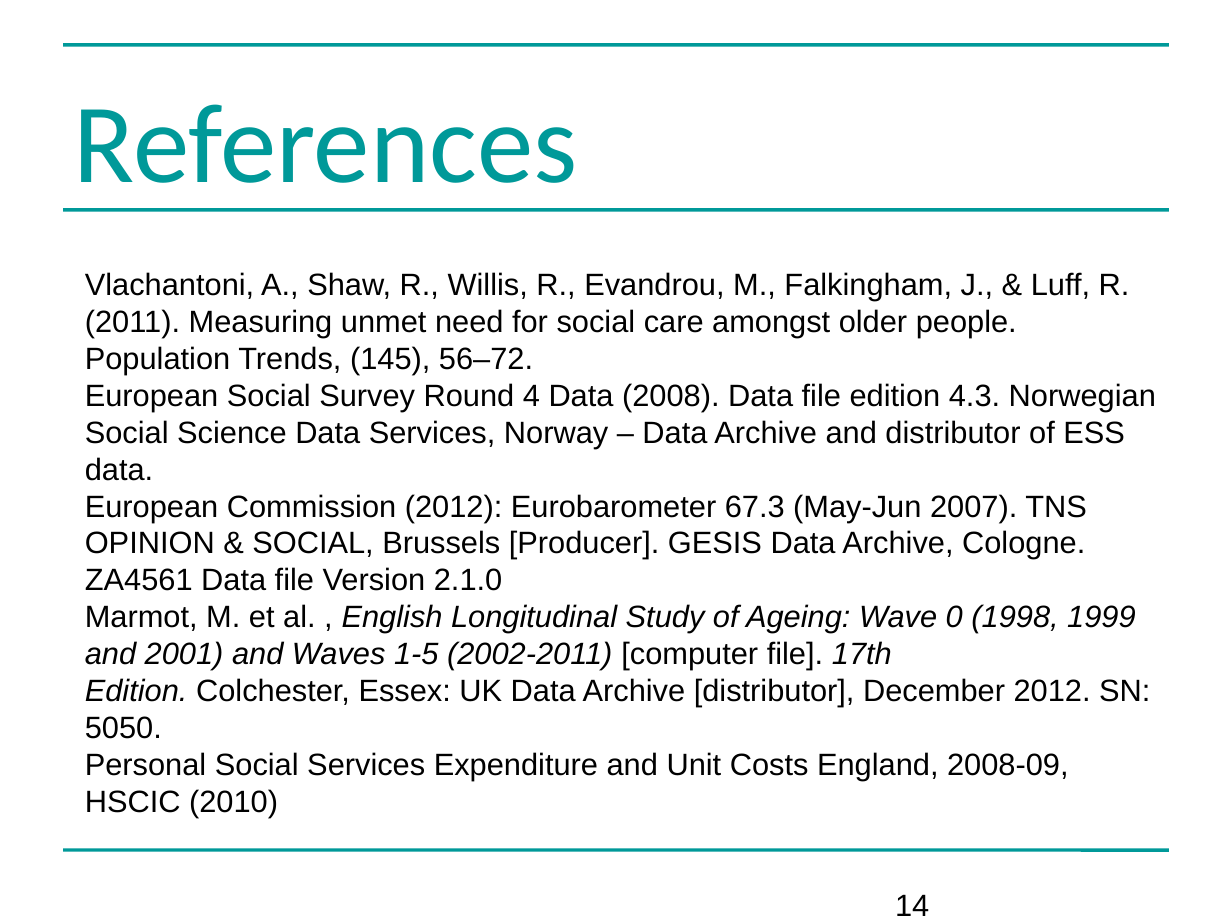
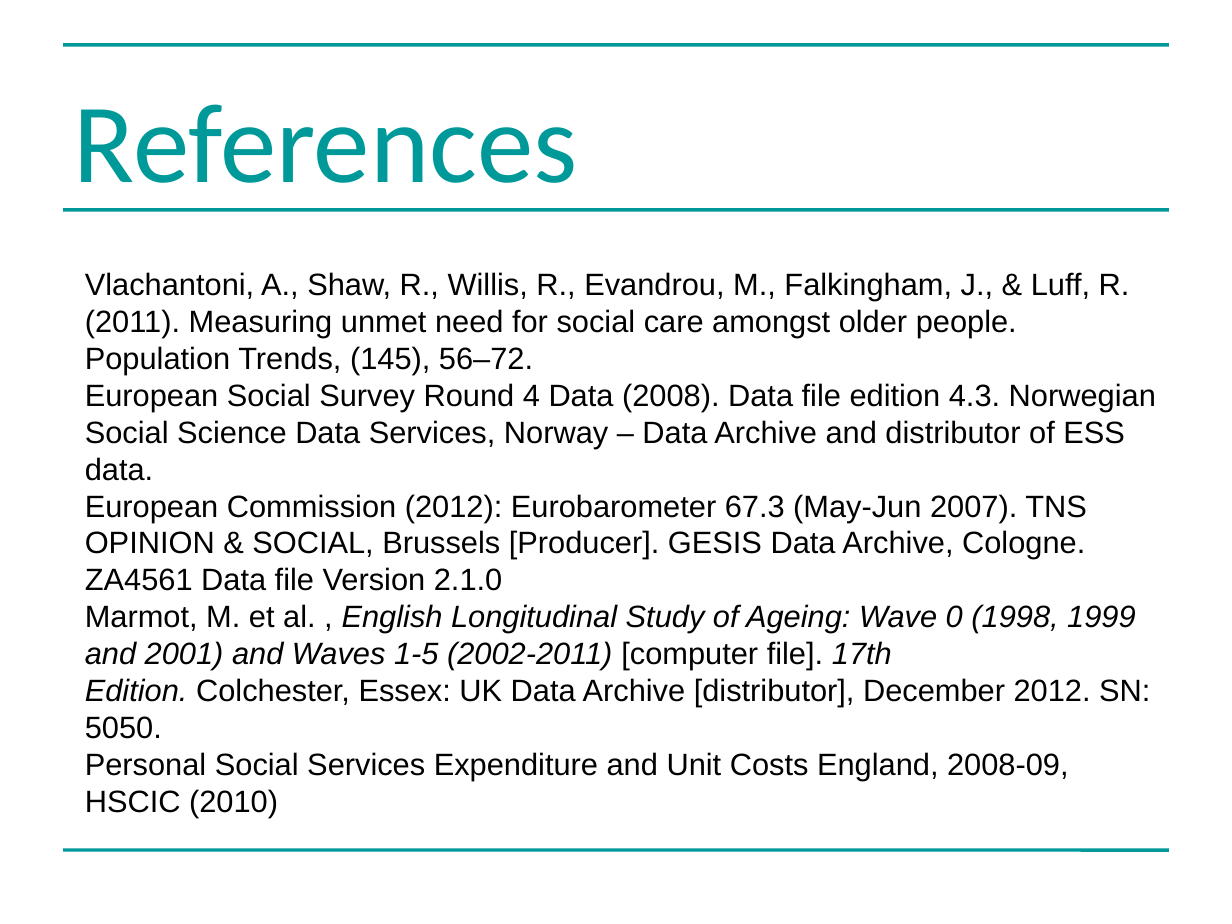
Before and after one commit to greenape/bsps2015, a slide deck: slide 14 of presentation/risky_aging_bsps.ppt. Drawn at 1232x924 pixels with LibreOffice and Linux fonts; fonts in the diff are those of the drawing. Boxes give left, top, right and bottom in pixels: in the first picture for what was removed or moved away, otherwise in the second. Text is boxed around its words. In the diff, an @@ line names an element or a change of style, - is before the commit and + after.

```diff
--- a/presentation/risky_aging_bsps.ppt
+++ b/presentation/risky_aging_bsps.ppt
@@ page number removed at [895,894,929,916] @@
-14
```
Also in this commit, not shown: 2 other slides changed.
